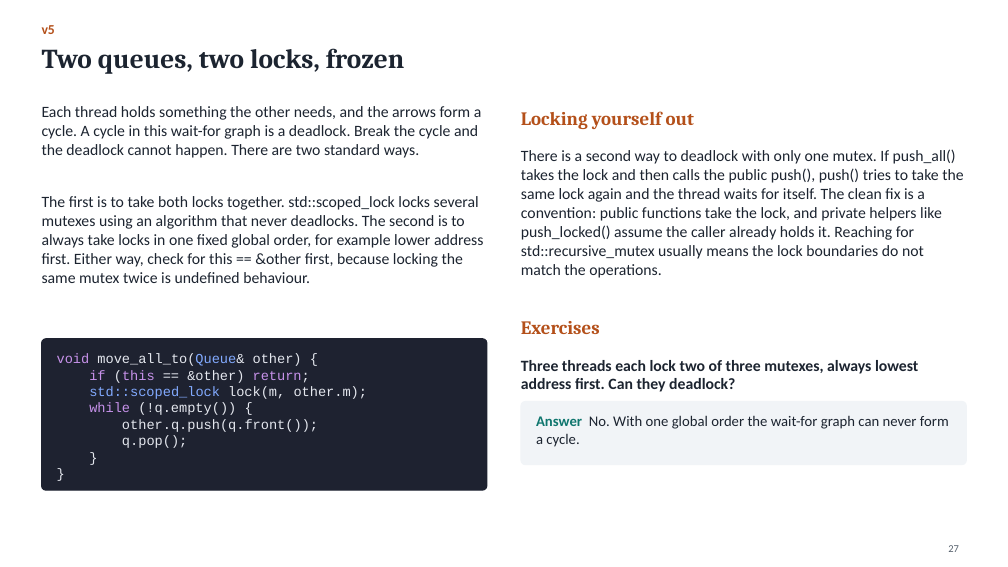
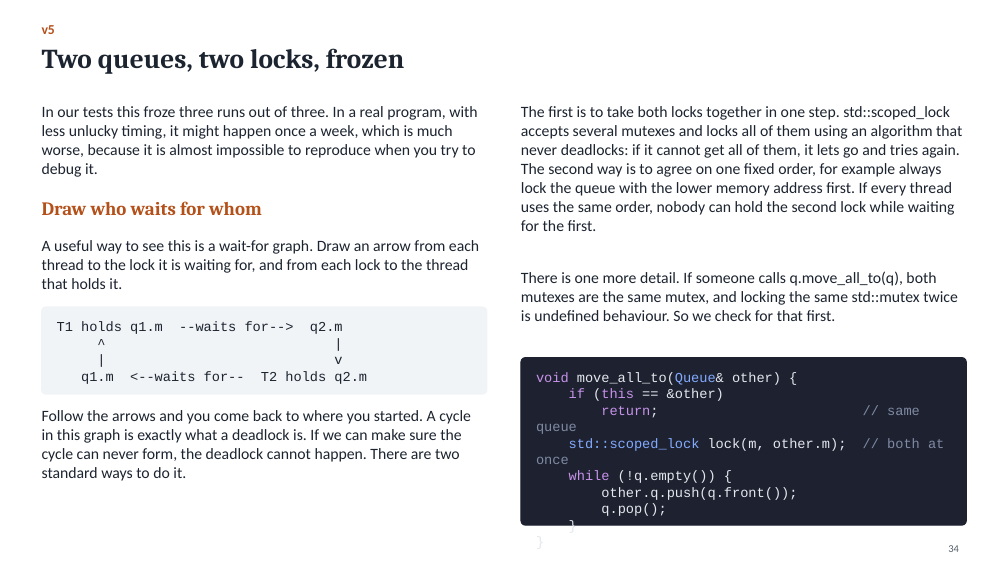
Before and after one commit to Kumarutkarsh9470/Project, a slide deck: slide 34 of Queue_Course.pptx (slide 27 before the commit). Drawn at 1008x567 pixels with LibreOffice and Linux fonts; fonts in the diff are those of the drawing. Boxes give left, top, right and bottom in pixels: in the first picture for what was removed or moved away, otherwise in the second. Text is boxed around its words. In the diff, an @@ line names an element or a change of style, - is before the commit and + after.

```diff
--- a/Queue_Course.pptx
+++ b/Queue_Course.pptx
@@ text at box(42, 106, 477, 177): text changed @@
-Each thread holds something the other needs, and the arrows form a cycle. A cycle in this wait-for graph is a deadlock. Break the cycle and the deadlock cannot happen. There are two standard ways.
+In our tests this froze three runs out of three. In a real program, with less unlucky timing, it might happen once a week, which is much worse, because it is almost impossible to reproduce when you try to debug it.
@@ text removed at box(521, 111, 694, 129) @@
-Locking yourself out
@@ text added at box(521, 106, 962, 231), 15 pt, text #1C2430 @@
+The first is to take both locks together in one step. std::scoped_lock accepts several mutexes and locks all of them using an algorithm that never deadlocks: if it cannot get all of them, it lets go and tries again. The second way is to agree on one fixed order, for example always lock the queue with the lower memory address first. If every thread uses the same order, nobody can hold the second lock while waiting for the first.
@@ text removed at box(521, 149, 963, 278) @@
-There is a second way to deadlock with only one mutex. If push_all() takes the lock and then calls the public push(), push() tries to take the same lock again and the thread waits for itself. The clean fix is a convention: public functions take the lock, and private helpers like push_locked() assume the caller already holds it. Reaching for std::recursive_mutex usually means the lock boundaries do not match the operations.
@@ text at box(42, 201, 262, 215): text changed; size 15 to 18 pt; font Calibri to Cambria; text colour #1C2430 to #B4501A; bold on @@
-The first is to take both locks together. std::scoped_lock locks several mutexes using an algorithm that never deadlocks. The second is to always take locks in one fixed global order, for example lower address first. Either way, check for this == &other first, because locking the same mutex twice is undefined behaviour.
+Draw who waits for whom
@@ text added at box(42, 240, 479, 289), 15 pt, text #1C2430 @@
+A useful way to see this is a wait-for graph. Draw an arrow from each thread to the lock it is waiting for, and from each lock to the thread that holds it.
@@ text at box(521, 271, 958, 321): text changed; bold off @@
-Three threads each lock two of three mutexes, always lowest address first. Can they deadlock?
+There is one more detail. If someone calls q.move_all_to(q), both mutexes are the same mutex, and locking the same std::mutex twice is undefined behaviour. So we check for that first.
@@ rounded rectangle: place and size @@
-rounded rectangle at box(42, 339, 487, 490)
+rounded rectangle at box(42, 307, 487, 394)
@@ rounded rectangle at box(42, 307, 487, 394): fill #1E2230 to #F1F4F7; outline #1E2230 1 pt to #F1F4F7 1 pt; proportions changed @@
@@ text added at box(57, 322, 367, 384), 13 pt, text #1C2430 @@
+T1 holds q1.m --waits for--> q2.m
+^ |
+| v
+q1.m <--waits for-- T2 holds q2.m
@@ text removed at box(521, 321, 600, 334) @@
-Exercises
@@ rounded rectangle: place and size @@
-rounded rectangle at box(521, 402, 966, 465)
+rounded rectangle at box(521, 358, 966, 526)
@@ rounded rectangle at box(521, 358, 966, 526): fill #F1F4F7 to #1E2230; outline #F1F4F7 1 pt to #1E2230 1 pt; proportions changed @@
@@ text at box(536, 389, 847, 464): text changed @@
-if (this == &other) return;
-std::scoped_lock lock(m, other.m);
+if (this == &other)
+return; // same queue
+std::scoped_lock lock(m, other.m); // both at once
@@ text "void move_all_to(Queue& other) {": place and size @@
-text "void move_all_to(Queue& other) {" at box(57, 353, 368, 448)
+text "void move_all_to(Queue& other) {" at box(536, 372, 847, 516)
@@ text added at box(42, 410, 471, 481), 15 pt, text #1C2430 @@
+Follow the arrows and you come back to where you started. A cycle in this graph is exactly what a deadlock is. If we can make sure the cycle can never form, the deadlock cannot happen. There are two standard ways to do it.
@@ text removed at box(536, 415, 949, 447) @@
-Answer No. With one global order the wait-for graph can never form a cycle.
@@ page number at box(948, 545, 959, 552): text changed @@
-27
+34
```
Also in this commit, not shown: 49 other slides changed, 37 slides added, 14 slides removed, 5 other files.
